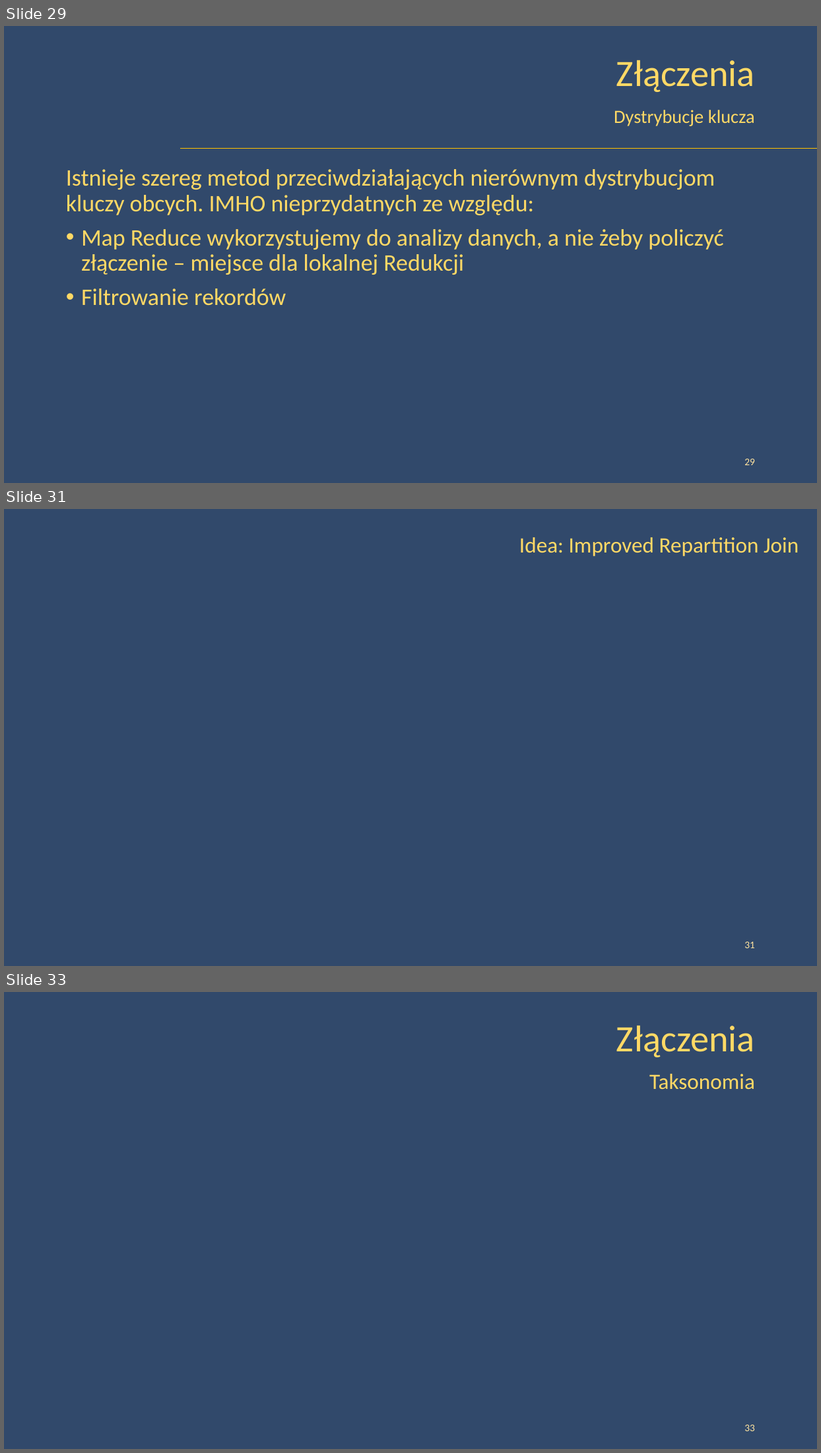
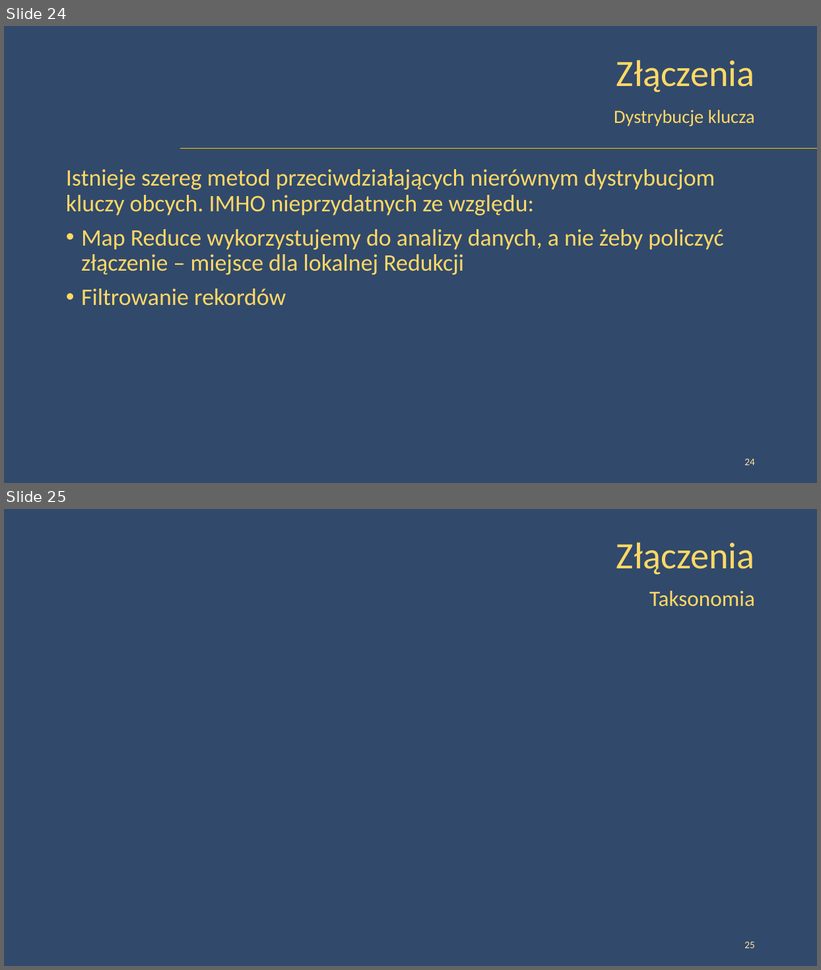
Before and after one commit to peczwy/DbConf2015, a slide deck: DbConf - Złączenia w modelu MapReduce - Lite.pptx. Shown one above the other, each under a label of ours: slides 29, 31 and 33 before the commit, slides 24 and 25 after it; the slides between them are not shown. The pictures are 821x1453 and 821x970 pixels, drawn with LibreOffice and Linux fonts; fonts in the diff are those of the drawing; background and template pictures are left out. Boxes give left, top, right and bottom in pixels: in the first picture for what was removed or moved away, otherwise in the second. Text is boxed around its words. In the diff, an @@ line names an element or a change of style, - is before the commit and + after.

```diff
--- a/DbConf - Złączenia w modelu MapReduce - Lite.pptx
+++ b/DbConf - Złączenia w modelu MapReduce - Lite.pptx
@@ slide 31 removed at [4, 509, 817, 966], background picture (left out) @@
@@ text removed at [519, 537, 799, 557] @@
-Idea: Improved Repartition Join
@@ page number removed at [745, 942, 755, 949] @@
-31
@@ what was slide 29 is now slide 24 @@
@@ page number at [745, 459, 755, 466]: text changed @@
-29
+24
@@ what was slide 33 is now slide 25 @@
@@ page number at [745, 942, 755, 949]: text changed @@
-33
+25
```
Also in this commit, not shown: 2 slides changed, 1 slide added, 8 other slides removed, 1 other file.
